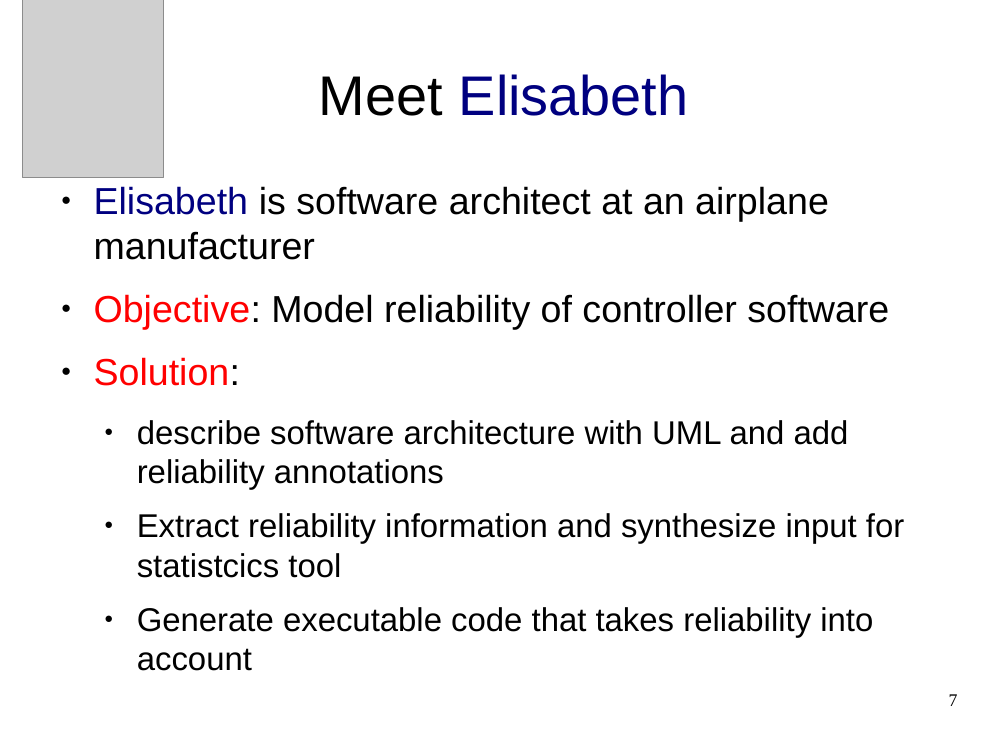
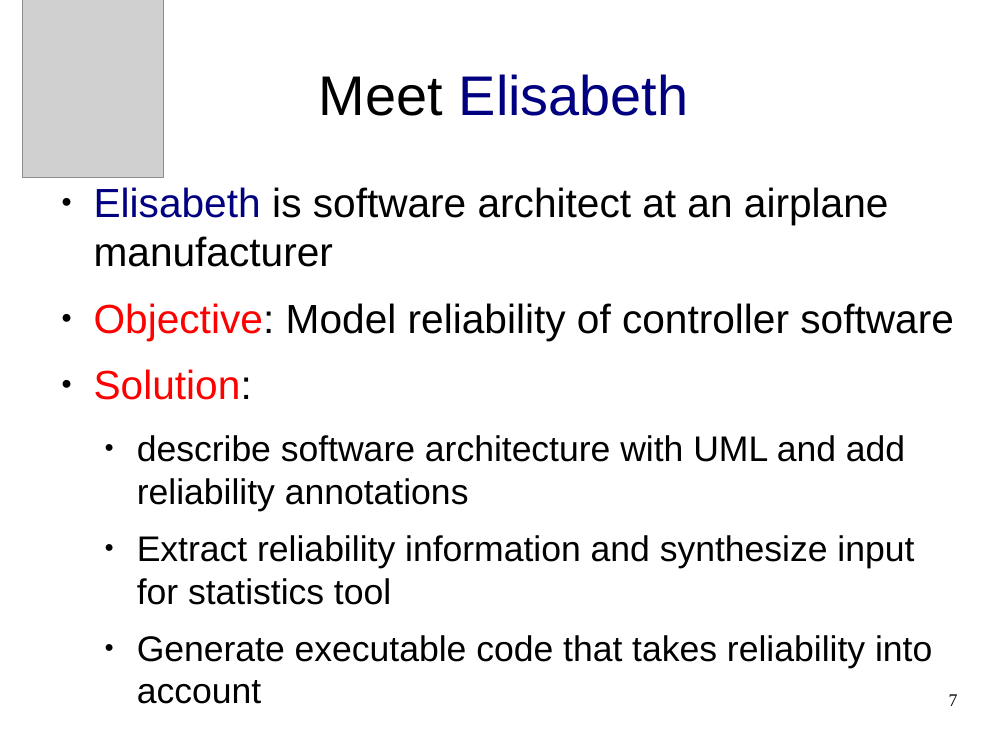
Before and after one commit to cwi-swat/meta-environment, a slide deck: slide 7 of meta-doc/analysis/rascal-slides/rascal-slides.odp. Drawn at 1008x756 pixels with LibreOffice and Linux fonts; fonts in the diff are those of the drawing; grey boxes stand for pictures; background and template pictures are left out. Boxes give left, top, right and bottom in pixels: in the first picture for what was removed or moved away, otherwise in the second. Text is boxed around its words. In the diff, an @@ line names an element or a change of style, - is before the commit and + after.

```diff
--- a/meta-doc/analysis/rascal-slides/rascal-slides.odp
+++ b/meta-doc/analysis/rascal-slides/rascal-slides.odp
@@ text at (x1=94, y1=187, x2=954, y2=668): size 29.6 to 32 pt in "Elisabeth is software architect at an airplane ...", "Objective: Model reliability of controller software", "Solution:"; size 25.9 to 28 pt in "describe software architecture with UML and add ...", "Generate executable code that takes reliability into ..." @@
@@ text at (x1=137, y1=535, x2=914, y2=605): text changed; size 25.9 to 28 pt @@
-  ● Extract reliability information and synthesize input for statistcics tool
+  ● Extract reliability information and synthesize input for statistics tool
```
Also in this commit, not shown: 24 other slides changed, 2 slides added, 2 slides removed.
